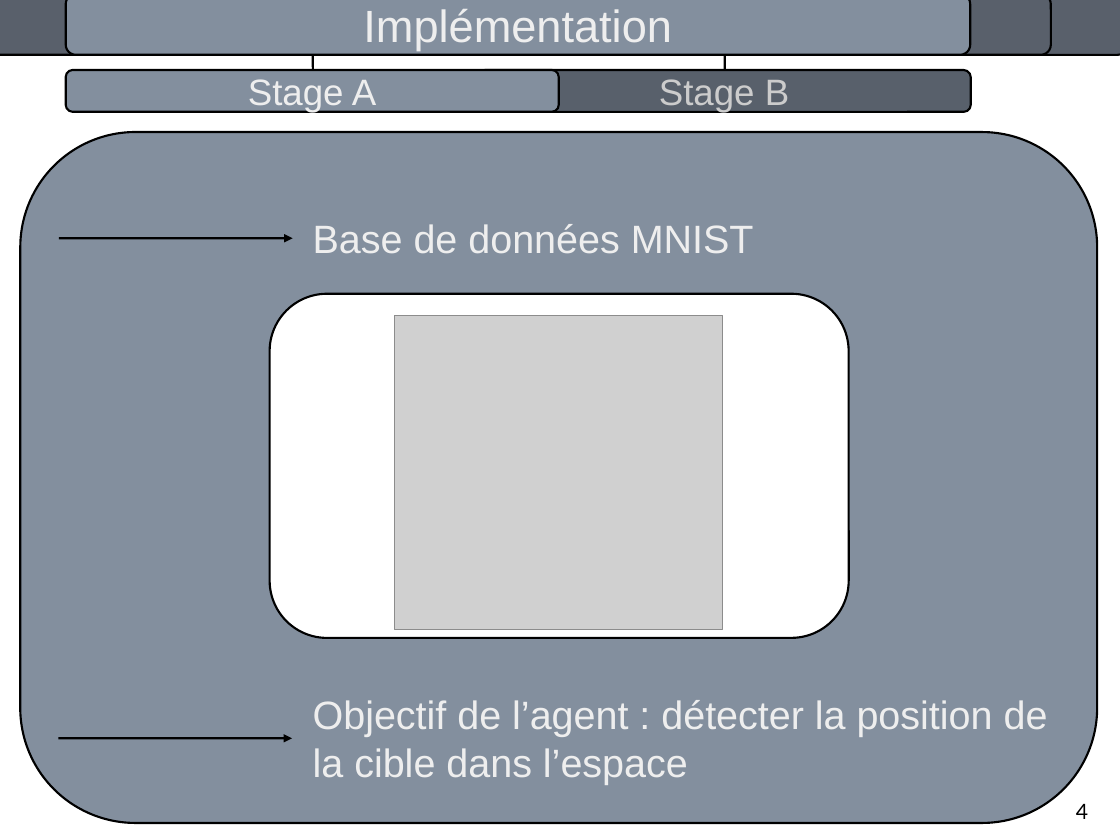
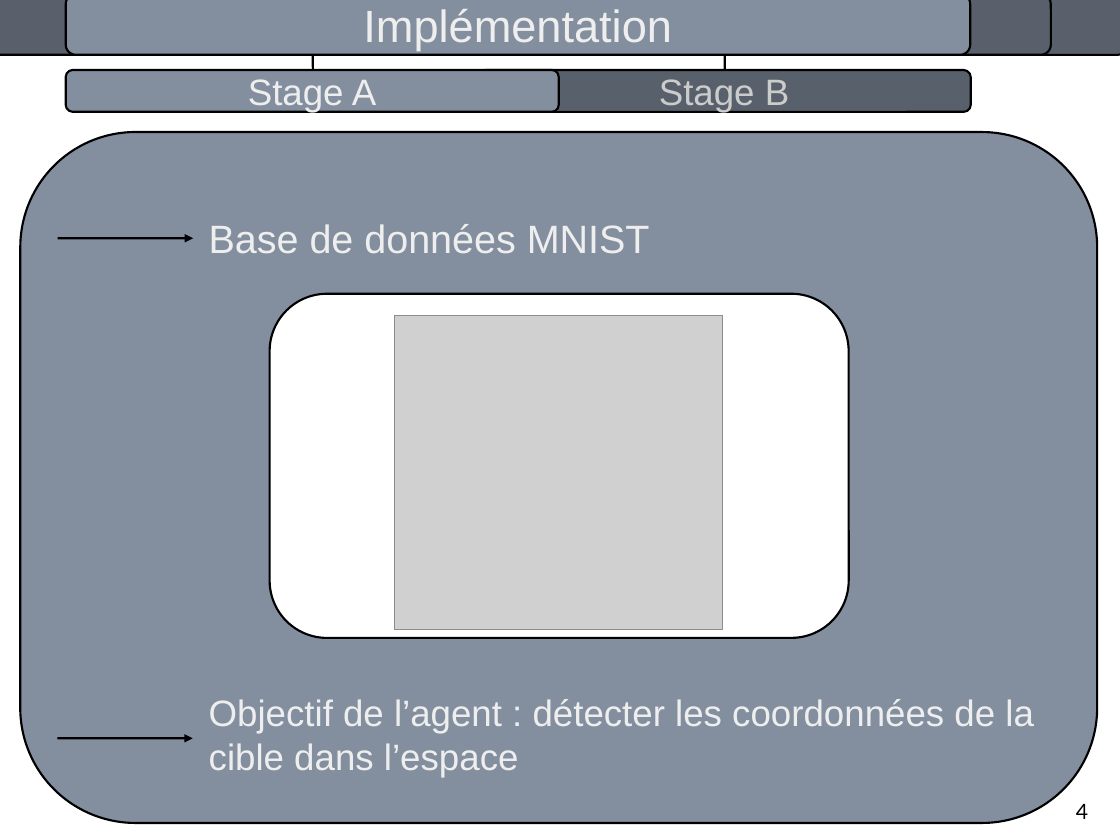
Before and after one commit to pierrealbiges/ActiveVision, a slide deck: slide 7 of LabBooks/Pres_orale.odp. Drawn at 1120x840 pixels with LibreOffice and Linux fonts; fonts in the diff are those of the drawing; grey boxes stand for pictures. Boxes give left, top, right and bottom in pixels: in the first picture for what was removed or moved away, otherwise in the second. Text is boxed around its words. In the diff, an @@ line names an element or a change of style, - is before the commit and + after.

```diff
--- a/LabBooks/Pres_orale.odp
+++ b/LabBooks/Pres_orale.odp
@@ text "Base de données MNIST": place and size @@
-text "Base de données MNIST" at box(313, 224, 754, 253)
+text "Base de données MNIST" at box(209, 224, 650, 253)
@@ arrow moved from (59, 238) - (293, 238) to (58, 238) - (193, 238) @@
@@ text at box(209, 699, 1034, 778): text changed; size 28 to 26 pt @@
-Objectif de l’agent : détecter la position de la cible dans l’espace
+Objectif de l’agent : détecter les coordonnées de la cible dans l’espace
@@ arrow moved from (58, 739) - (292, 739) to (57, 739) - (193, 739) @@
```
Also in this commit, not shown: 9 other slides changed, 1 slide added, 1 other file.
